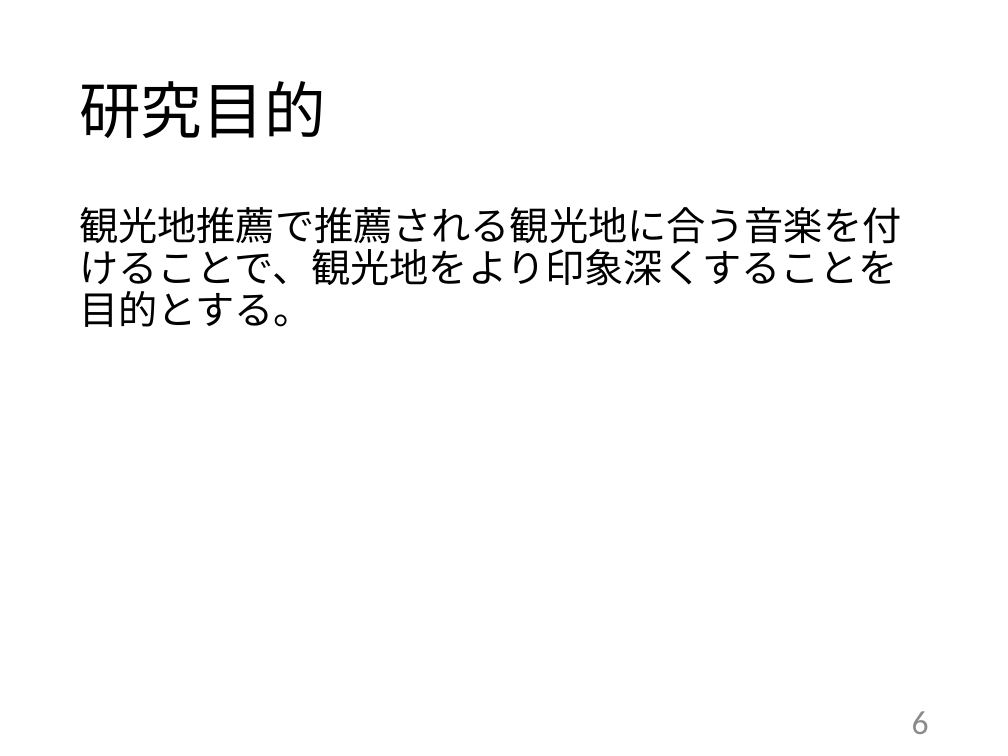
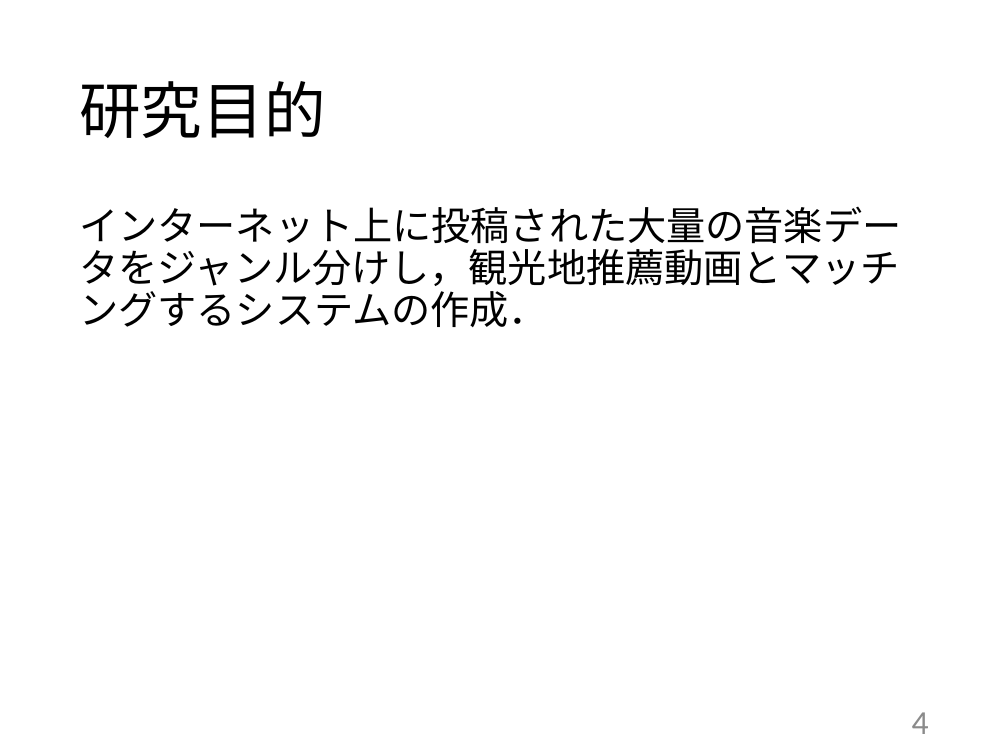
Before and after one commit to kait-takanolab/1821144-yoshii-thesis, a slide deck: slide 4 of 学部_中間発表_1821144.pptx (slide 6 before the commit). Drawn at 1008x756 pixels with LibreOffice and Linux fonts; fonts in the diff are those of the drawing. Boxes give left, top, right and bottom in pixels: in the first picture for what was removed or moved away, otherwise in the second. Text is boxed around its words. In the diff, an @@ line names an element or a change of style, - is before the commit and + after.

```diff
--- a/学部_中間発表_1821144.pptx
+++ b/学部_中間発表_1821144.pptx
@@ text at box(79, 206, 901, 327): text changed @@
-観光地推薦で推薦される観光地に合う音楽を付けることで、観光地をより印象深くすることを目的とする。
+インターネット上に投稿された大量の音楽データをジャンル分けし，観光地推薦動画とマッチングするシステムの作成．
@@ page number at box(912, 712, 929, 734): text changed @@
-6
+4
```
Also in this commit, not shown: 6 other slides changed, 1 slide added, 1 slide removed.
